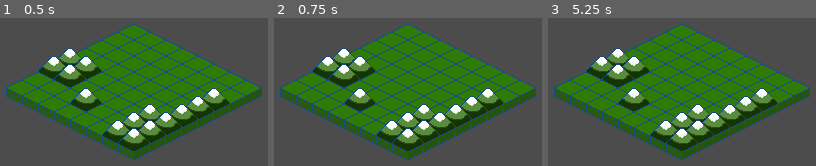
Above: before the commit, frames 1-3 (left to right).
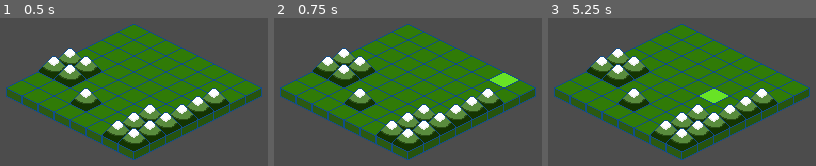
Above: after the commit, the same moments.

Repository: Jev-git/Godot-Isometric
Game: Godot game, scene res://Scenes/Board.tscn
Same seed, same stepped clock (60 frames per second), same inputs: the game is played once before the commit and once after it.
Inputs (mouse positions are in pixels of both pictures, inside the frame that each line leads up to):
- Up to frame 1 (0.5 s): no input
- Up to frame 2 (0.75 s): tap Enter at 0.5 s; move the mouse to (512, 81) at 0.52 s
- Up to frame 3 (5.25 s): tap Space at 1.25, 2.75, 4.25 s; move the mouse to (585, 108) at 1.27 s; tap Enter at 2, 3.5 s; move the mouse to (730, 35) at 2.02 s; move the mouse to (657, 149) at 2.77 s; move the mouse to (outside the picture) at 3.52 s; move the mouse to (outside the picture) at 4.27 s; move the mouse to (706, 94) at 5.02 s

Frame 1 is identical in both runs. In frame 2, 0.6% of the frame differs, in the area x 80-92%, y 37-47%; in frame 3, 0.6%.

Commit message:
+ Highlight cell under mouse cursor

Diff:
--- a/Assets/BoardTileSet.tres
+++ b/Assets/BoardTileSet.tres
@@ -3,7 +3,7 @@
 [ext_resource path="res://Assets/Isometric-SpriteSheet.png" type="Texture" id=1]
 
 [resource]
-0/name = "Isometric-SpriteSheet.png 0"
+0/name = "Ground"
 0/texture = ExtResource( 1 )
 0/tex_offset = Vector2( 0, 0 )
 0/modulate = Color( 1, 1, 1, 1 )
@@ -17,7 +17,7 @@
 0/shape_one_way_margin = 0.0
 0/shapes = [  ]
 0/z_index = 0
-1/name = "Isometric-SpriteSheet.png 1"
+1/name = "Mountain"
 1/texture = ExtResource( 1 )
 1/tex_offset = Vector2( 0, 0 )
 1/modulate = Color( 1, 1, 1, 1 )
@@ -31,3 +31,17 @@
 1/shape_one_way_margin = 0.0
 1/shapes = [  ]
 1/z_index = 0
+2/name = "Ground Highlight"
+2/texture = ExtResource( 1 )
+2/tex_offset = Vector2( 0, 0 )
+2/modulate = Color( 1, 1, 1, 1 )
+2/region = Rect2( 64, 8, 32, 24 )
+2/tile_mode = 0
+2/occluder_offset = Vector2( 0, 0 )
+2/navigation_offset = Vector2( 0, 0 )
+2/shape_offset = Vector2( 0, 0 )
+2/shape_transform = Transform2D( 1, 0, 0, 1, 0, 0 )
+2/shape_one_way = false
+2/shape_one_way_margin = 0.0
+2/shapes = [  ]
+2/z_index = 0
--- a/Scenes/Board.tscn
+++ b/Scenes/Board.tscn
@@ -21,4 +21,3 @@
 cell_size = Vector2( 32, 16 )
 format = 1
 tile_data = PoolIntArray( 131079, 1, 0, 196615, 1, 0, 262144, 1, 0, 262145, 1, 0, 262151, 1, 0, 327680, 1, 0, 327681, 1, 0, 327686, 1, 0, 327687, 1, 0, 393219, 1, 0, 393222, 1, 0, 393223, 1, 0, 458758, 1, 0, 458759, 1, 0 )
-script = ExtResource( 2 )
--- a/Scripts/IsometricMousePos.gd
+++ b/Scripts/IsometricMousePos.gd
@@ -1,7 +1,19 @@
 extends TileMap
 
+onready var m_vCurrentHighlightCell: Vector2
+
 func _process(delta):
-	var vTilePos = world_to_map(to_local(get_global_mouse_position()))
-	if vTilePos.x >= 0 and vTilePos.x <= CONSTANTS.BOARD_SIZE.x \
-		and vTilePos.y >= 0 and vTilePos.y <= CONSTANTS.BOARD_SIZE.y:
-		print_debug(vTilePos)
+	var vCellPos = world_to_map(to_local(get_global_mouse_position()))
+	if vCellPos.x >= 0 and vCellPos.x < CONSTANTS.BOARD_SIZE.x \
+		and vCellPos.y >= 0 and vCellPos.y < CONSTANTS.BOARD_SIZE.y:
+		_high_light_cell(vCellPos)
+	else:
+		_unhighlight_cell()
+
+func _unhighlight_cell():
+	set_cellv(m_vCurrentHighlightCell, 0)
+
+func _high_light_cell(_vCellPos: Vector2):
+	set_cellv(m_vCurrentHighlightCell, 0)
+	m_vCurrentHighlightCell = _vCellPos
+	set_cellv(m_vCurrentHighlightCell, 2)
Binary file changed: Assets/Isometric-SpriteSheet.png
Not shown, changed: readme.md
